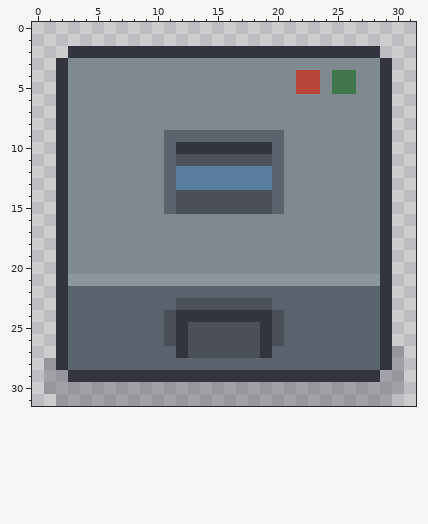
Two states of a pixel-art file, Assets/Ui/AseSprite/packer.aseprite. The first picture shows the starting point.
32x32 pixels, 1 frame. Colours within 5 levels of each other are drawn and written as one.
The same view after the edit:
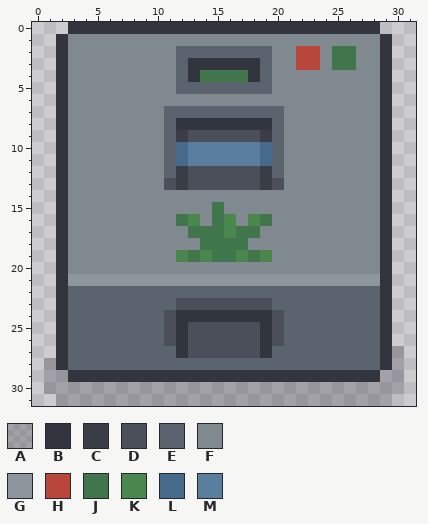
Palette (. is transparent): A #1814253c  B #32353e  C #3a3d46  D #4b4f59  E #5b636e  F #818990  G #8d969d  H #b9463b  J #41754c  K #4a874f  L #466a8b  M #597e9e
Edits made:
{"y":0,"x":3,"old":"..........................","new":"BBBBBBBBBBBBBBBBBBBBBBBBBB"}
{"y":1,"x":2,"old":"............................","new":"BFFFFFFFFFFFFFFFFFFFFFFFFFFB"}
{"y":2,"x":2,"old":".BBBBBBBBBBBBBBBBBBBBBBBBBB.","new":"BFFFFFFFFFEEEEEEEEFFHHFJJFFB"}
{"y":3,"x":12,"old":"FFFFFFFF","new":"EBBBBBBE"}
{"y":3,"x":22,"old":"FF","new":"HH"}
{"y":3,"x":25,"old":"FF","new":"JJ"}
{"y":4,"x":12,"old":"FFFFFFFF","new":"EBJJJJBE"}
{"y":4,"x":22,"old":"HH","new":"FF"}
{"y":4,"x":25,"old":"JJ","new":"FF"}
{"y":5,"x":12,"old":"FFFFFFFF","new":"EEEEEEEE"}
{"y":5,"x":22,"old":"HH","new":"FF"}
{"y":5,"x":25,"old":"JJ","new":"FF"}
{"y":7,"x":11,"old":"FFFFFFFFFF","new":"EEEEEEEEEE"}
{"y":8,"x":11,"old":"FFFFFFFFFF","new":"EBBBBBBBBE"}
{"y":9,"x":12,"old":"EEEEEEEE","new":"CDDDDDDC"}
{"y":10,"x":12,"old":"BBBBBBBB","new":"LMMMMMML"}
{"y":11,"x":12,"old":"DDDDDDDD","new":"LMMMMMML"}
{"y":12,"x":12,"old":"MMMMMMMM","new":"CDDDDDDC"}
{"y":13,"x":11,"old":"EMMMMMMMME","new":"DCDDDDDDCD"}
{"y":14,"x":11,"old":"EDDDDDDDDE","new":"FFFFFFFFFF"}
{"y":15,"x":11,"old":"EDDDDDDDDE","new":"FFFFJFFFFF"}
{"y":16,"x":12,"old":"FF","new":"JK"}
{"y":16,"x":15,"old":"FF","new":"JK"}
{"y":16,"x":18,"old":"FF","new":"KJ"}
{"y":17,"x":13,"old":"FFFFFF","new":"JJJKJJ"}
{"y":18,"x":14,"old":"FFFF","new":"JJJJ"}
{"y":19,"x":12,"old":"FFFFFFFF","new":"KJKJJKJK"}
{"label":"changed","picture_box":[56,22,392,262]}
